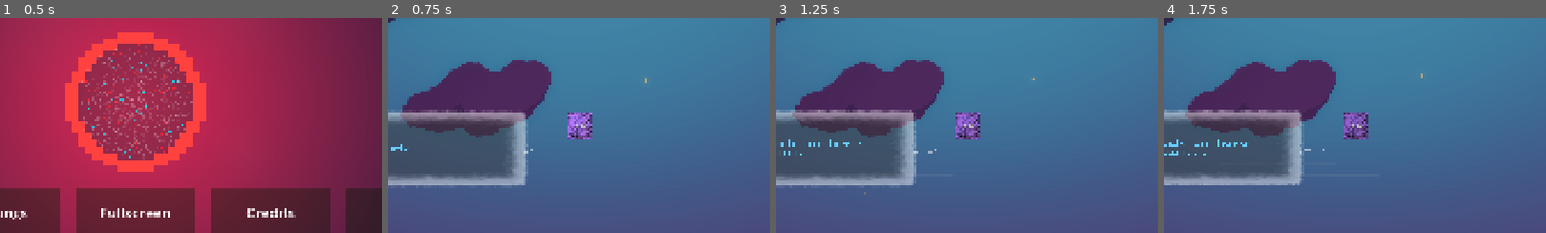
Above: before the commit, frames 1-4 (left to right).
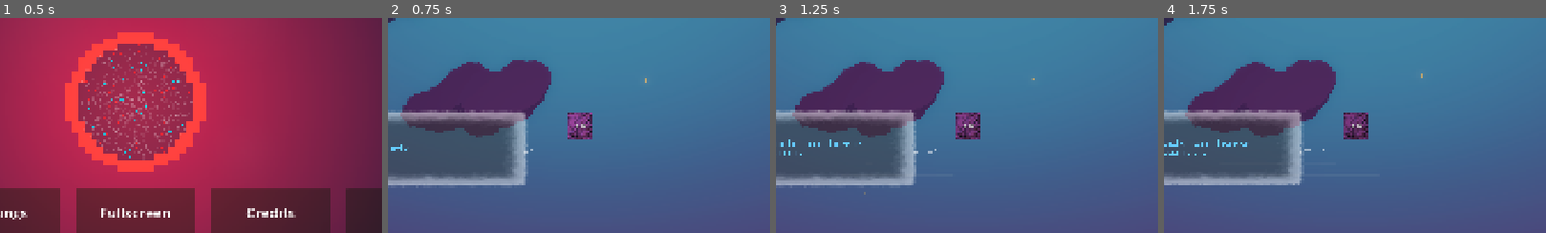
Above: after the commit, the same moments.

Repository: lostpoet999/escape_to_marty
Game: Godot game, scene res://scenes_and_scripts/ui_main_menu/main_menu.tscn
Same seed, same stepped clock (60 frames per second), same inputs: the game is played once before the commit and once after it. Sound files missing from this copy of the repository are replaced by a short silence.
Inputs (mouse positions are % of the whole screen's width and height, from its top left):
- Up to frame 1 (0.5 s): no input
- Up to frame 2 (0.75 s): click "Start" at 0.5 s
- Up to frame 3 (1.25 s): no input
- Up to frame 4 (1.75 s): click (2, 38) at 1.27 s
The pictures show only the part of the screen within x 32-82%, y 25-75%; the shares and areas given below are measured in that part.

Frame 1 is identical in both runs. In frame 2, 0.8% of the frame differs, in the area x 47-54%, y 44-57%; in frame 3, 0.8%; in frame 4, 0.8%.

Commit message:
chore: brought both spiders PNGs into money  thief folder

Diff:
--- a/scenes_and_scripts/actors/enemies/specific_enemies/money_thief_spider/money_thief_spider.tscn
+++ b/scenes_and_scripts/actors/enemies/specific_enemies/money_thief_spider/money_thief_spider.tscn
@@ -4,7 +4,7 @@
 [ext_resource type="Script" uid="uid://dhjwmgoechoov" path="res://scenes_and_scripts/actors/enemies/specific_enemies/money_thief_spider/money_thief_spider.gd" id="1_spdr0"]
 [ext_resource type="Script" uid="uid://bbq2uibufrs08" path="res://scenes_and_scripts/actors/enemies/enemy_actions/enemy_action_base.gd" id="2_abase"]
 [ext_resource type="Script" uid="uid://cokw6vjrb4e8c" path="res://scenes_and_scripts/actors/enemies/enemy_actions/wall_crawl.gd" id="3_crawl"]
-[ext_resource type="Texture2D" uid="uid://sdfbl6kimb0q" path="res://scenes_and_scripts/actors/enemies/specific_enemies/money_thief_spider/placeholder_box.png" id="4_tex0"]
+[ext_resource type="Texture2D" uid="uid://sdfbl6kimb0q" path="res://scenes_and_scripts/actors/enemies/specific_enemies/money_thief_spider/spider_1.png" id="4_tex0"]
 [ext_resource type="Shader" uid="uid://gnsjmtflfbxt" path="res://scenes_and_scripts/actors/enemies/specific_enemies/no_see_me_demon/flash.gdshader" id="6_8m3e2"]
 [ext_resource type="PackedScene" uid="uid://spiderfxg001" path="res://scenes_and_scripts/actors/enemies/specific_enemies/money_thief_spider/spider_destroy_fx.tscn" id="6_dfx"]
 
--- a/scenes_and_scripts/bricks/base_seal.gd
+++ b/scenes_and_scripts/bricks/base_seal.gd
@@ -109,17 +109,17 @@
 func setup_visuals()->void:
 	match current_stage:
 		GameManager.PhaseType.DENIAL:
-			gemstone_facets.modulate = Color(0.58, 0.37, 0.81)
+			gemstone_facets.modulate = Color("7a367b")
 		GameManager.PhaseType.ANGER:
-			gemstone_facets.modulate = Color.RED
+			gemstone_facets.modulate = Color("a53030")
 		GameManager.PhaseType.BARGAINING:
-			gemstone_facets.modulate = Color.DARK_KHAKI
+			gemstone_facets.modulate = Color("de9e41")
 		GameManager.PhaseType.DEPRESSION:
-			gemstone_facets.modulate = Color.DARK_GRAY
+			gemstone_facets.modulate = Color("577277")
 		GameManager.PhaseType.ACCEPTANCE:
-			gemstone_facets.modulate = Color.LIME_GREEN
+			gemstone_facets.modulate = Color("75a743")
 		GameManager.PhaseType.HEALTH:
-			gemstone_facets.modulate = Color.BLUE
+			gemstone_facets.modulate = Color("4f8fba")
 
 func _ready() -> void:
 	if initialize_brick_on_leveldata: #default is populate stages based on level stats
Renamed: scenes_and_scripts/actors/enemies/specific_enemies/money_thief_spider/placeholder_box.png -> scenes_and_scripts/actors/enemies/specific_enemies/money_thief_spider/spider_1.png
Not shown, added: scenes_and_scripts/actors/enemies/specific_enemies/money_thief_spider/spider_1.png.import
Binary file added: scenes_and_scripts/actors/enemies/specific_enemies/money_thief_spider/spider_2.png
Not shown, changed: scenes_and_scripts/actors/enemies/specific_enemies/money_thief_spider/spider_2.png.import
